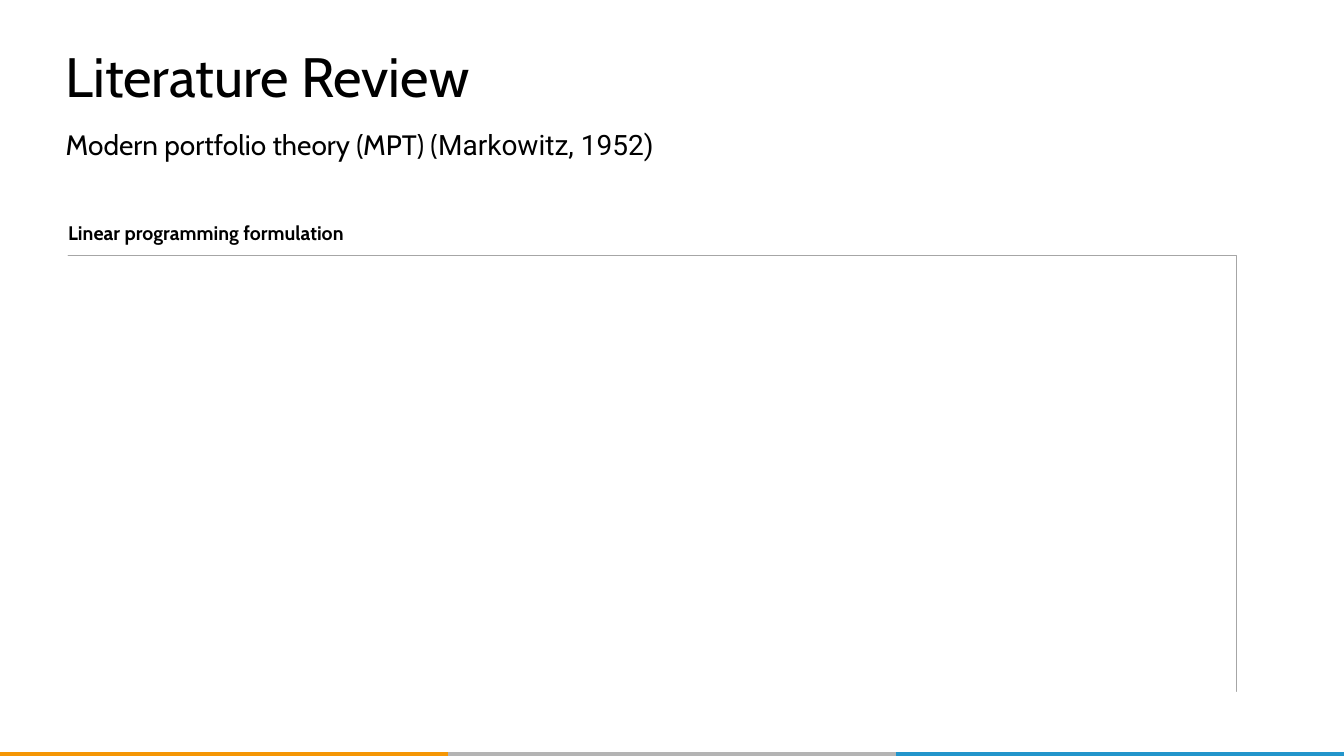
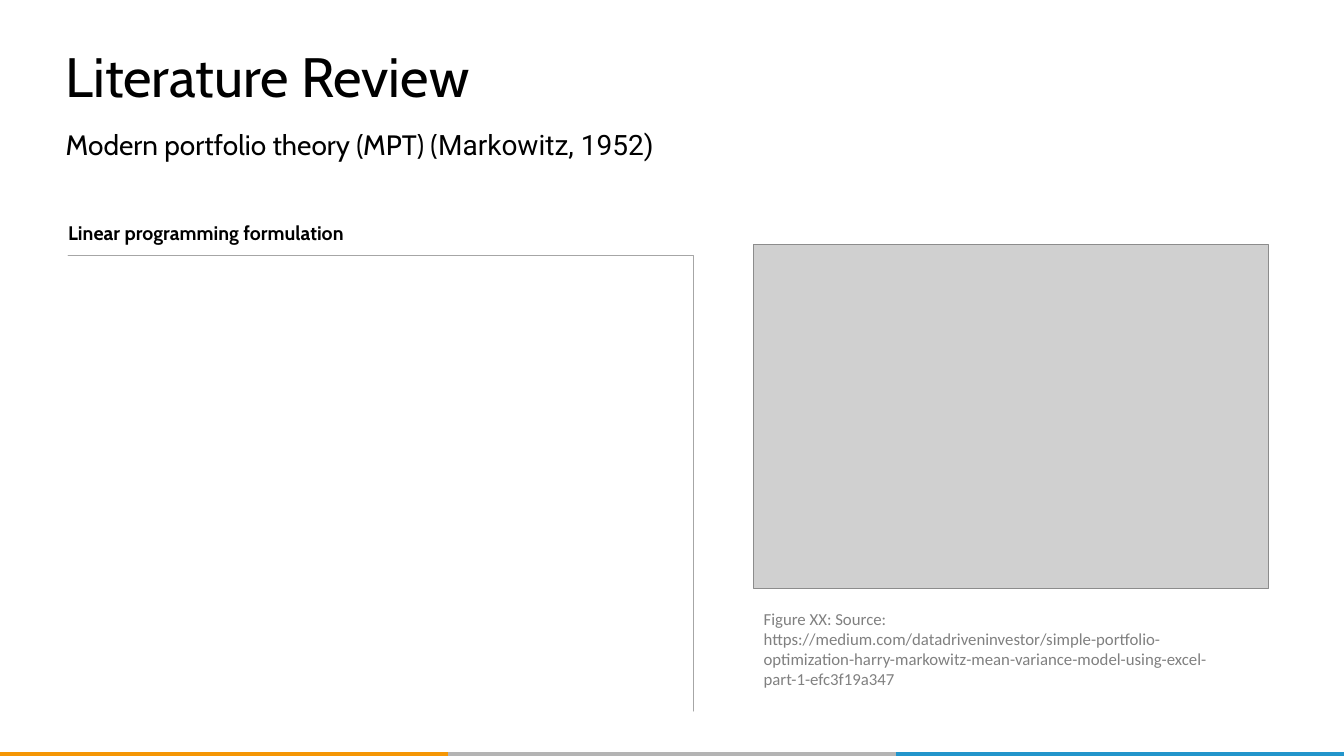
Before and after one commit to QUER01/FinanceModule, a slide deck: slide 8 of docs/dlw_conference_presentation.pptx (slide 10 before the commit). Drawn at 1344x756 pixels with LibreOffice and Linux fonts; fonts in the diff are those of the drawing; grey boxes stand for pictures; background and template pictures are left out. Boxes give left, top, right and bottom in pixels: in the first picture for what was removed or moved away, otherwise in the second. Text is boxed around its words. In the diff, an @@ line names an element or a change of style, - is before the commit and + after.

```diff
--- a/docs/dlw_conference_presentation.pptx
+++ b/docs/dlw_conference_presentation.pptx
@@ picture: place and size @@
-picture at <box>69,255,1237,692</box>
+picture at <box>69,255,695,711</box>
@@ picture added at <box>754,245,1269,589</box> @@
@@ text added at <box>764,613,1207,688</box>, 12 pt, text #808080 @@
+Figure XX: Source: https://medium.com/datadriveninvestor/simple-portfolio-optimization-harry-markowitz-mean-variance-model-using-excel-part-1-efc3f19a347
```
Also in this commit, not shown: 27 other slides changed, 4 slides added, 1 other file.
